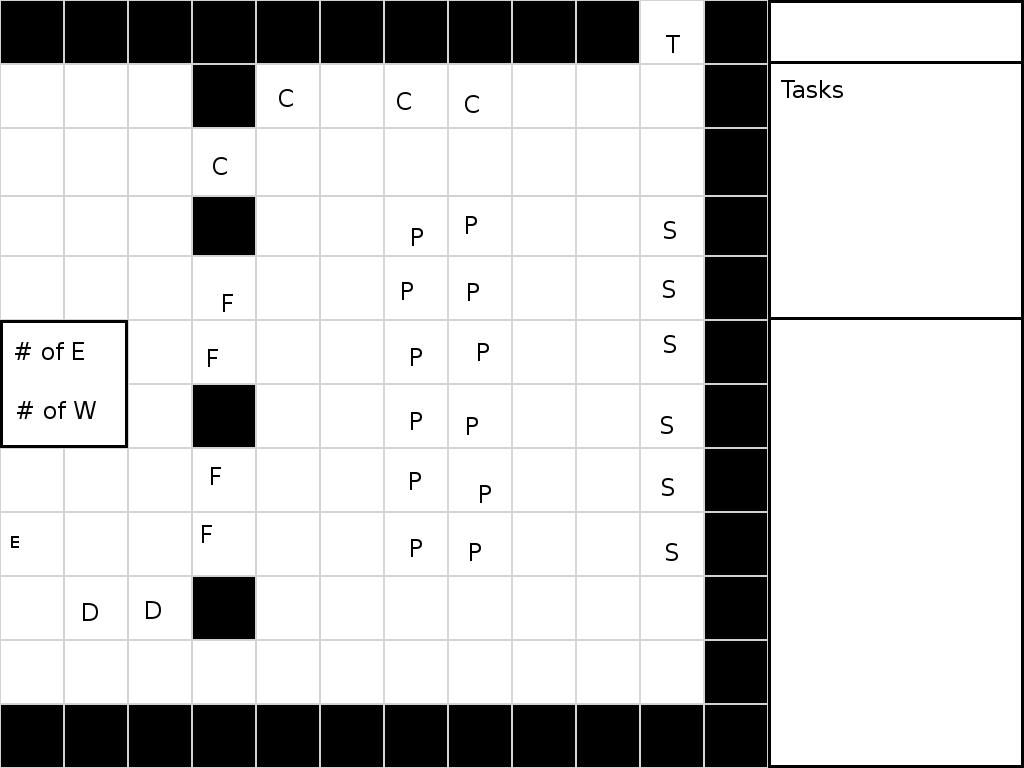
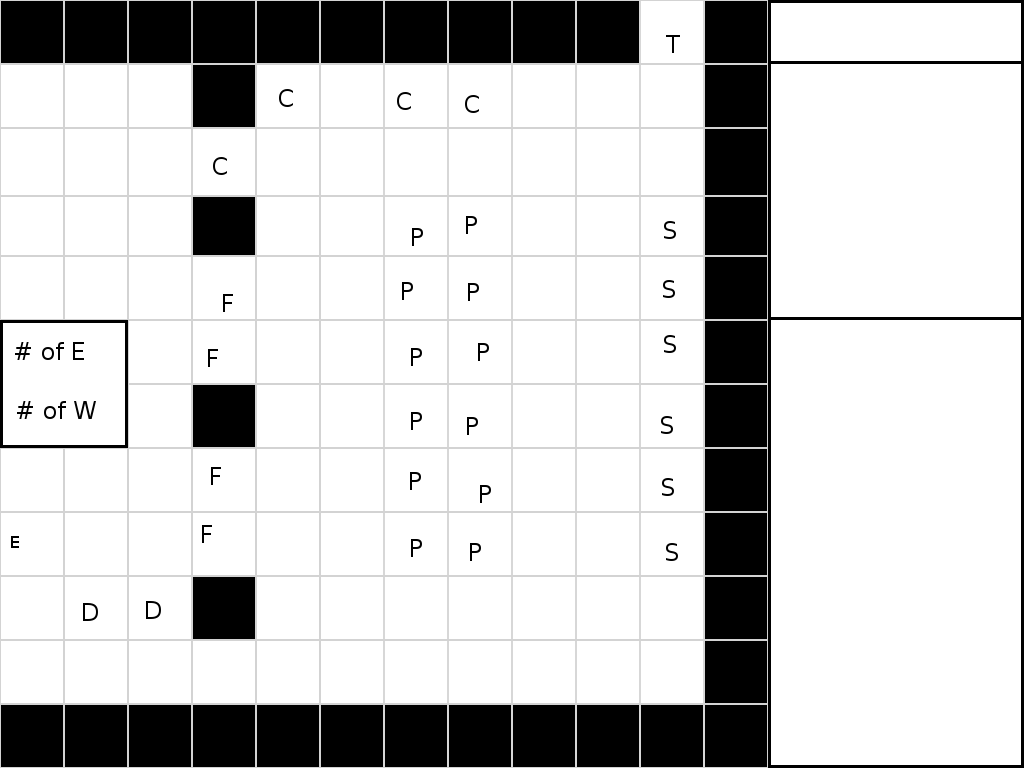
Revision of a layered w=1024, h=768 image; what changed, layer by layer:
removed layer "Tasks" over [781,80,843,98]
